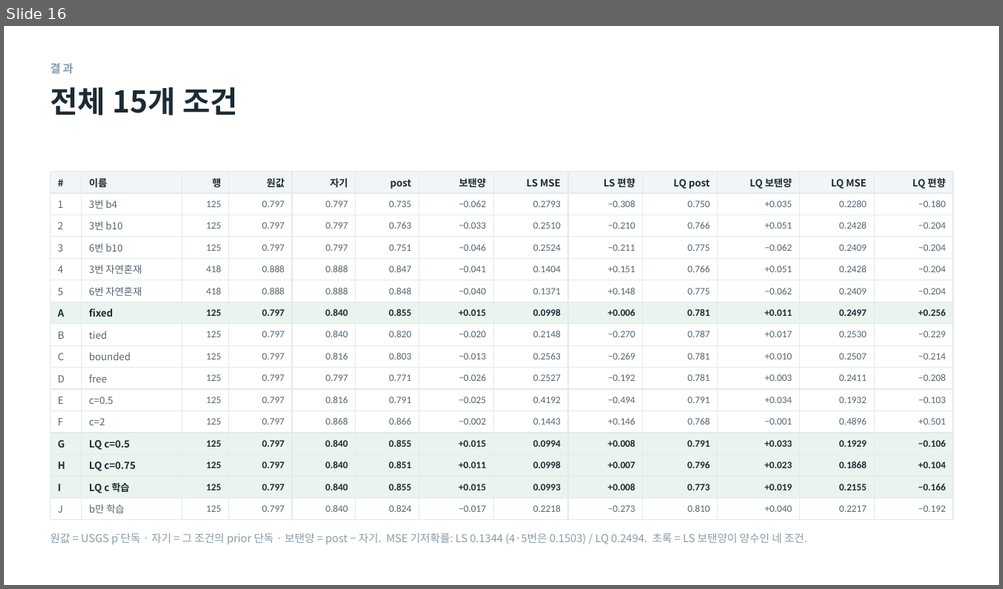
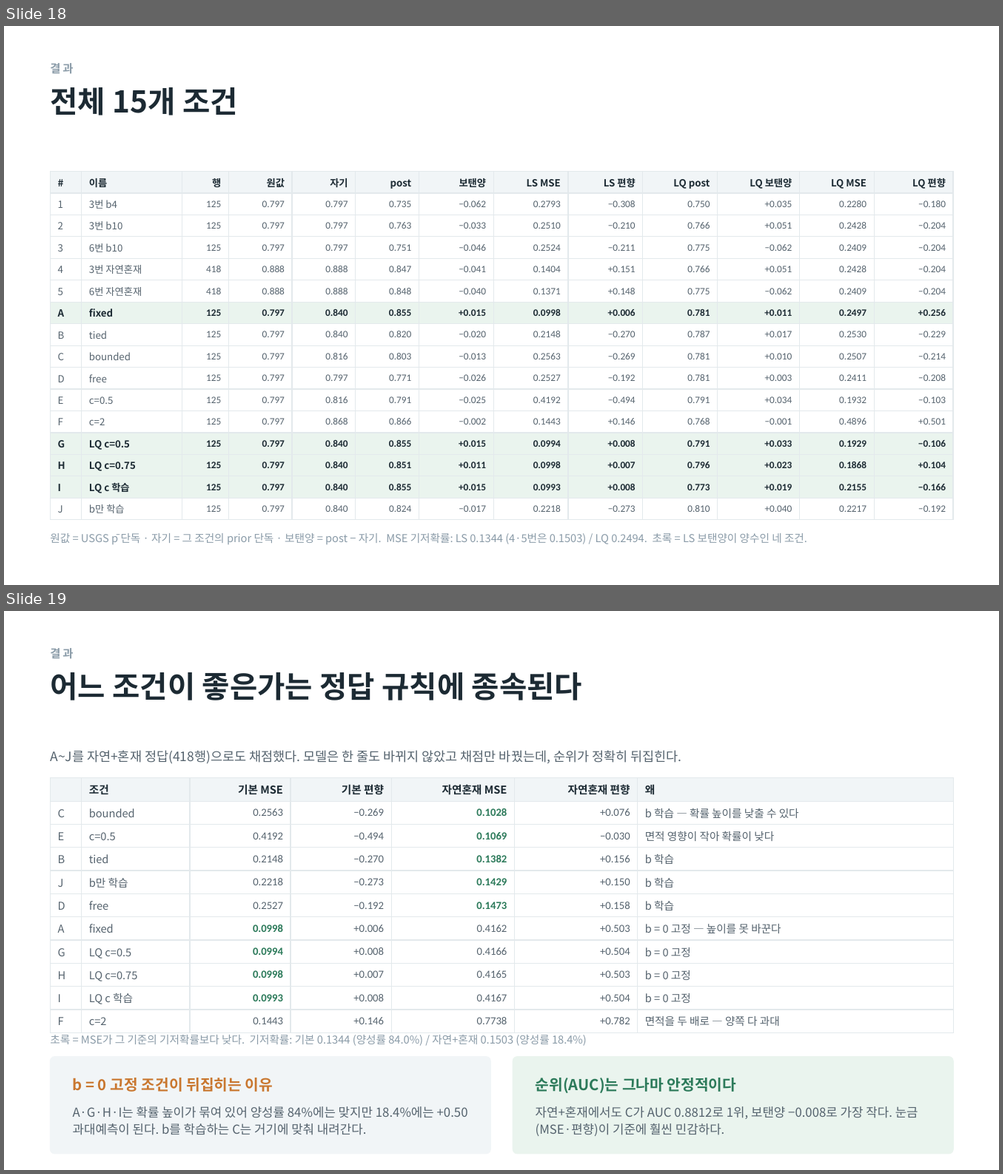
Before and after one commit to minji1217/pilotA-minji, a slide deck: docs/후속실험3_발표.pptx. Shown one above the other, each under a label of ours: slide 16 before the commit, slides 18 and 19 after it. The pictures are 1003x589 and 1003x1174 pixels, drawn with LibreOffice and Linux fonts; fonts in the diff are those of the drawing. Boxes give left, top, right and bottom in pixels: in the first picture for what was removed or moved away, otherwise in the second. Text is boxed around its words. In the diff, an @@ line names an element or a change of style, - is before the commit and + after.

```diff
--- a/docs/후속실험3_발표.pptx
+++ b/docs/후속실험3_발표.pptx
@@ slide 19 added at <box>4,611,999,1170</box>, background #FFFFFF @@
@@ text added at <box>50,648,73,658</box>, 11 pt, text #8A9BA8, bold @@
+결과
@@ text added at <box>50,672,582,701</box>, 29 pt, text #1C2A33, bold @@
+어느 조건이 좋은가는 정답 규칙에 종속된다
@@ text added at <box>50,750,681,764</box>, 12.5 pt, text #55636E @@
+A~J를 자연+혼재 정답(418행)으로도 채점했다. 모델은 한 줄도 바뀌지 않았고 채점만 바꿨는데, 순위가 정확히 뒤집힌다.
@@ table added at <box>51,778,953,1029</box>, 11 rows, 7 columns @@
+ | 조건 | 기본 MSE | 기본 편향 | 자연혼재 MSE | 자연혼재 편향 | 왜
+C | bounded | 0.2563 | −0.269 | 0.1028 | +0.076 | b 학습 — 확률 높이를 낮출 수 있다
+E | c=0.5 | 0.4192 | −0.494 | 0.1069 | −0.030 | 면적 영향이 작아 확률이 낮다
+B | tied | 0.2148 | −0.270 | 0.1382 | +0.156 | b 학습
+J | b만 학습 | 0.2218 | −0.273 | 0.1429 | +0.150 | b 학습
+D | free | 0.2527 | −0.192 | 0.1473 | +0.158 | b 학습
+A | fixed | 0.0998 | +0.006 | 0.4162 | +0.503 | b = 0 고정 — 높이를 못 바꾼다
+G | LQ c=0.5 | 0.0994 | +0.008 | 0.4166 | +0.504 | b = 0 고정
+H | LQ c=0.75 | 0.0998 | +0.007 | 0.4165 | +0.503 | b = 0 고정
+I | LQ c 학습 | 0.0993 | +0.008 | 0.4167 | +0.504 | b = 0 고정
+F | c=2 | 0.1443 | +0.146 | 0.7738 | +0.782 | 면적을 두 배로 — 양쪽 다 과대
@@ text added at <box>50,1035,586,1046</box>, 10.5 pt, text #8A9BA8 @@
+초록 = MSE가 그 기준의 기저확률보다 낮다. 기저확률: 기본 0.1344 (양성률 84.0%) / 자연+혼재 0.1503 (양성률 18.4%)
@@ rounded rectangle added at <box>51,1057,490,1154</box>, fill #F1F5F7, outline #F1F5F7 1 pt @@
@@ rounded rectangle added at <box>513,1057,953,1154</box>, fill #EAF4EE, outline #EAF4EE 1 pt @@
@@ text added at <box>73,1078,273,1092</box>, 14.5 pt, text #C9772F, bold @@
+b = 0 고정 조건이 뒤집히는 이유
@@ text added at <box>535,1078,737,1093</box>, 14.5 pt, text #2C7A5A, bold @@
+순위(AUC)는 그나마 안정적이다
@@ text added at <box>73,1107,468,1136</box>, 12 pt, text #55636E @@
+A·G·H·I는 확률 높이가 묶여 있어 양성률 84%에는 맞지만 18.4%에는 +0.50 과대예측이 된다. b를 학습하는 C는 거기에 맞춰 내려간다.
@@ text added at <box>535,1107,918,1136</box>, 12 pt, text #55636E @@
+자연+혼재에서도 C가 AUC 0.8812로 1위, 보탠양 −0.008로 가장 작다. 눈금(MSE·편향)이 기준에 훨씬 민감하다.
@@ what was slide 16 is now slide 18 @@
```
Also in this commit, not shown: 5 slides changed, 2 other slides added, 1 other file.
